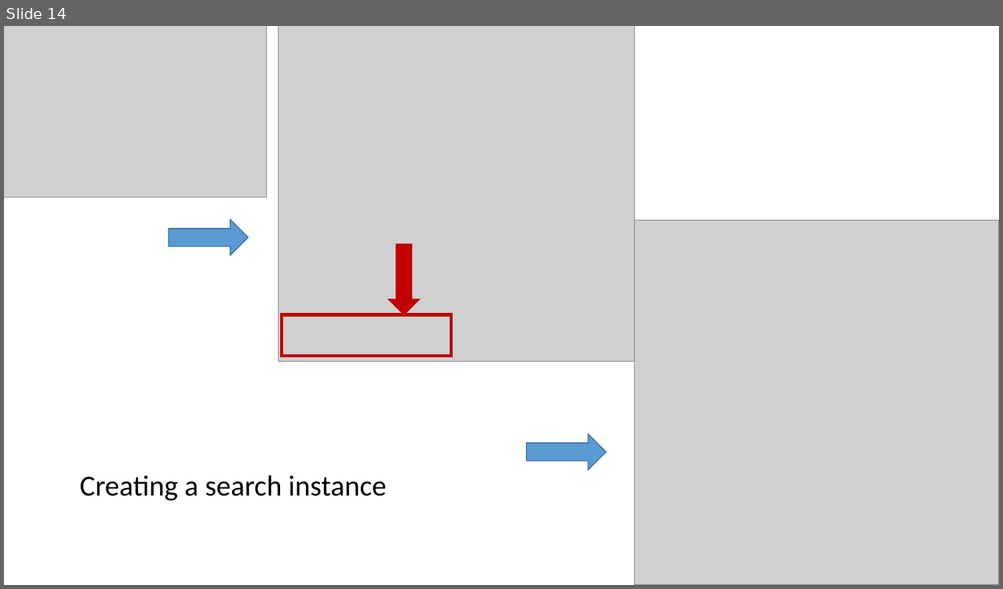
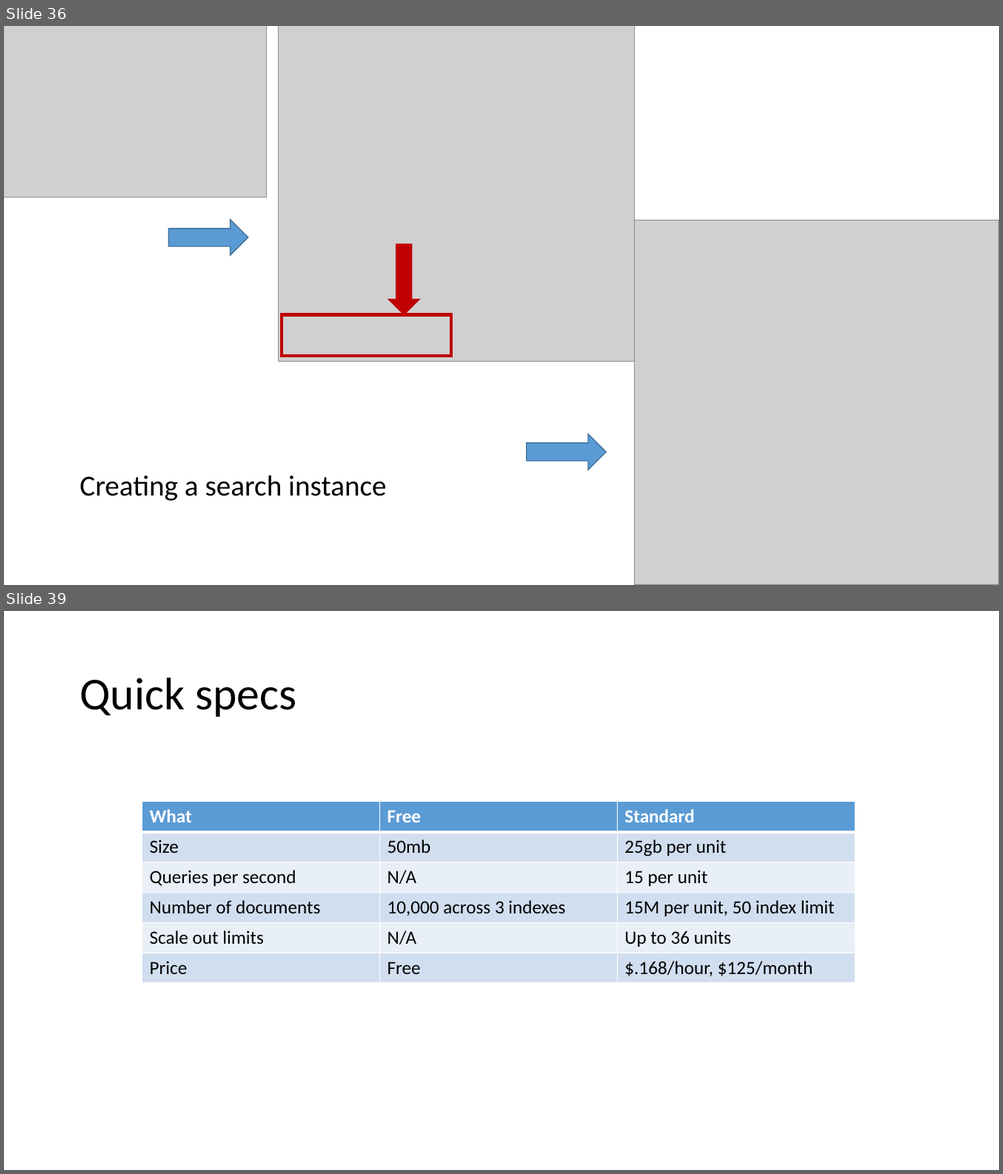
Before and after one commit to asiemer/AzureJeeps, a slide deck: docs/presentation.pptx. Shown one above the other, each under a label of ours: slide 14 before the commit, slides 36 and 39 after it; the slides between them are not shown. The pictures are 1003x589 and 1003x1174 pixels, drawn with LibreOffice and Linux fonts; fonts in the diff are those of the drawing; grey boxes stand for pictures. Boxes give left, top, right and bottom in pixels: in the first picture for what was removed or moved away, otherwise in the second. Text is boxed around its words. In the diff, an @@ line names an element or a change of style, - is before the commit and + after.

```diff
--- a/docs/presentation.pptx
+++ b/docs/presentation.pptx
@@ slide 39 added at [4,611,999,1170], background #FFFFFF @@
@@ title added at [79,678,296,717], 44 pt, text #000000 @@
+Quick specs
@@ table added at [142,802,854,983], 6 rows, 3 columns @@
+What | Free | Standard
+Size | 50mb | 25gb per unit
+Queries per second | N/A | 15 per unit
+Number of documents | 10,000 across 3 indexes | 15M per unit, 50 index limit
+Scale out limits | N/A | Up to 36 units
+Price | Free | $.168/hour, $125/month
@@ what was slide 14 is now slide 36 @@
```
Also in this commit, not shown: 6 slides changed, 28 other slides added.
